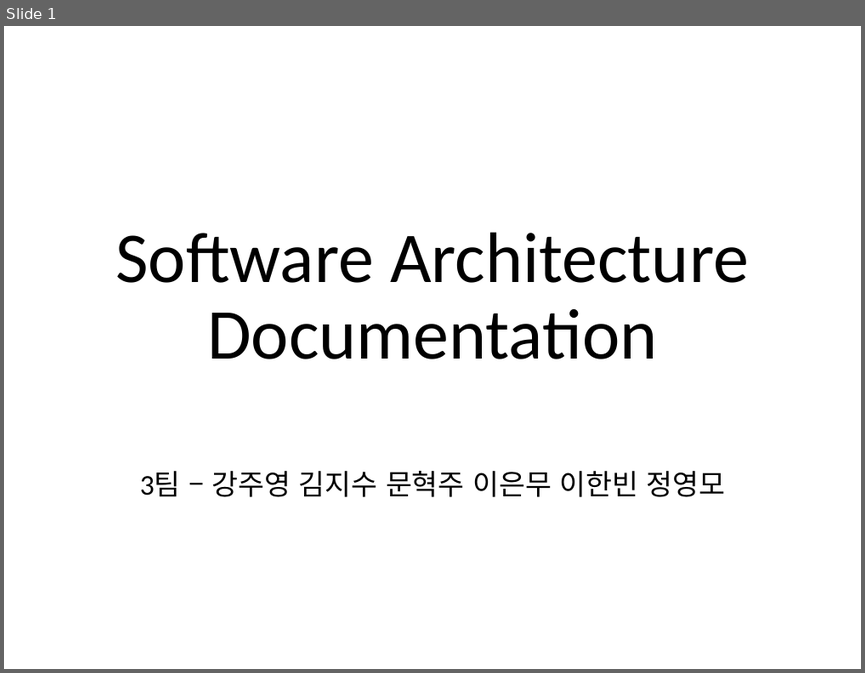
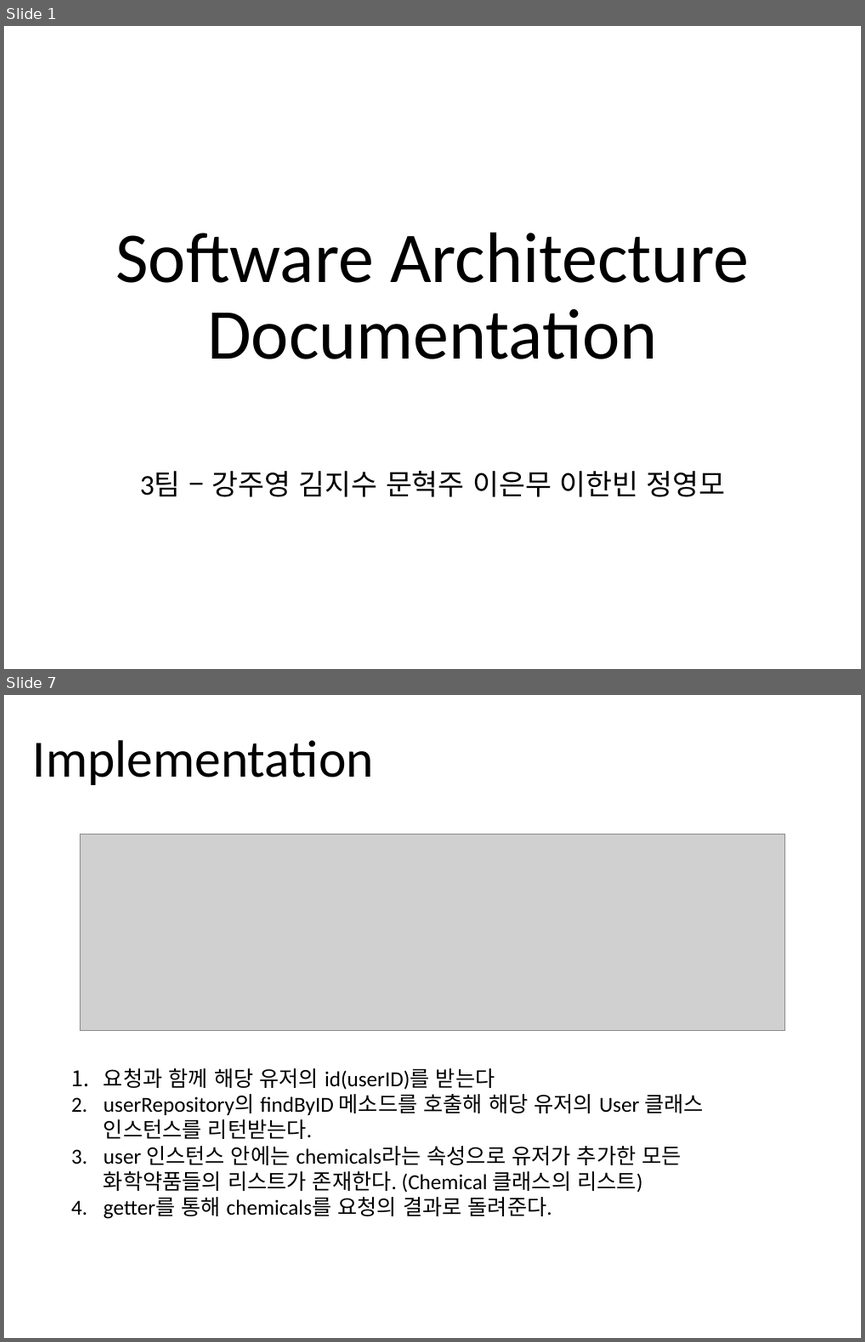
Before and after one commit to jisukim97/ChemicalManagementApplication, a slide deck: Document/2_Software Architect Documentation/Software Architecture Documentation 1.0.pptx. Shown one above the other, each under a label of ours: slide 1 before the commit, slides 1 and 7 after it; the slides between them are not shown. The pictures are 865x673 and 865x1342 pixels, drawn with LibreOffice and Linux fonts; fonts in the diff are those of the drawing; grey boxes stand for pictures. Boxes give left, top, right and bottom in pixels: in the first picture for what was removed or moved away, otherwise in the second. Text is boxed around its words. In the diff, an @@ line names an element or a change of style, - is before the commit and + after.

```diff
--- a/Document/2_Software Architect Documentation/Software Architecture Documentation 1.0.pptx
+++ b/Document/2_Software Architect Documentation/Software Architecture Documentation 1.0.pptx
@@ slide 7 added at [4,695,861,1338], background #FFFFFF @@
@@ title added at [33,740,374,785], 44 pt, text #000000 @@
+Implementation
@@ picture added at [80,834,784,1030] @@
@@ text added at [103,1068,704,1219], 18 pt, text #000000 @@
+1. 요청과 함께 해당 유저의 id(userID)를 받는다
+2. userRepository의 findByID 메소드를 호출해 해당 유저의 User 클래스 인스턴스를 리턴받는다.
+3. user 인스턴스 안에는 chemicals라는 속성으로 유저가 추가한 모든 화학약품들의 리스트가 존재한다. (Chemical 클래스의 리스트)
+4. getter를 통해 chemicals를 요청의 결과로 돌려준다.
```
Also in this commit, not shown: 4 slides changed, 3 other slides added, 4 slides removed, 5 other files.
